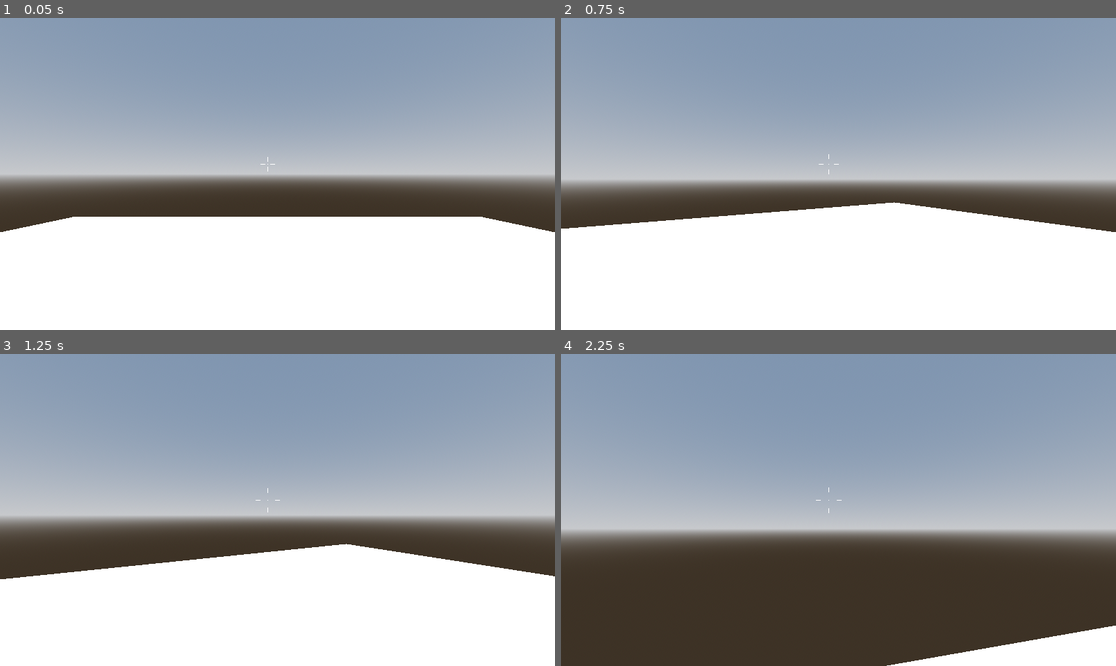
Above: before the commit, frames 1-4 (two rows, left to right).
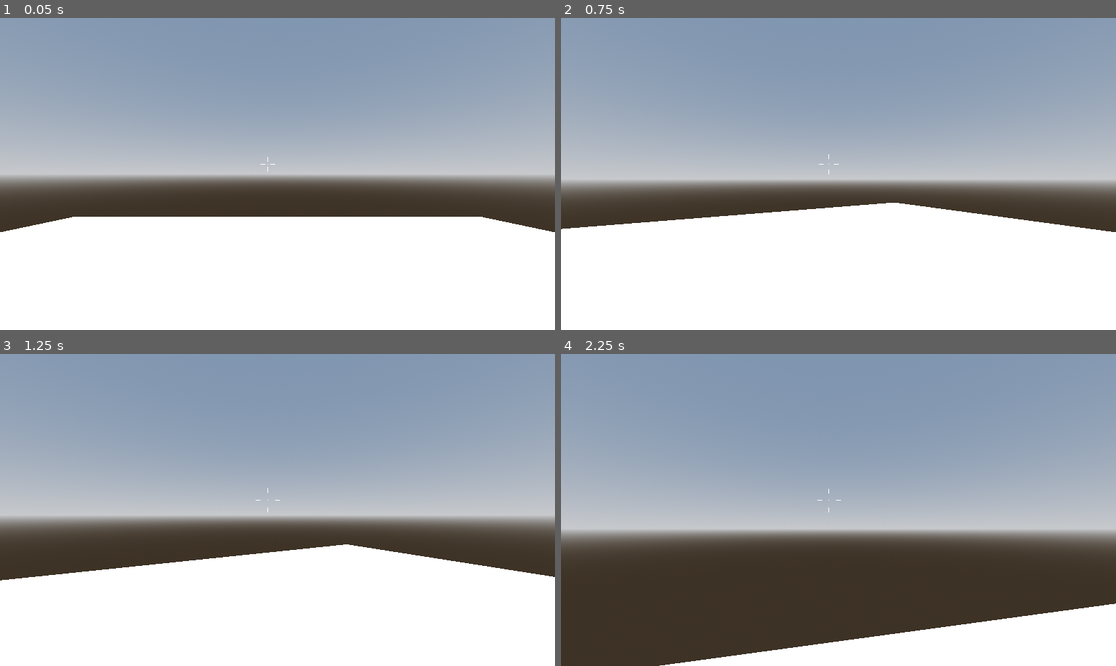
Above: after the commit, the same moments.

Repository: keyyzo/MVMJam
Game: Godot game, scene res://Scenes/world.tscn
Two runs of this game, one before a commit and one after it. Both use one fixed random seed, a clock stepped at 60 frames per second and the inputs below. The project has no main scene, so this scene is started directly.
Inputs (mouse positions are in pixels of both pictures, inside the frame that each line leads up to):
- Up to frame 1 (0.05 s): no input
- Up to frame 2 (0.75 s): move the mouse to (866, 174) at 0.52 s; hold W (move_forward) from 0.53 s (still down); hold C (crouch) from 0.53 s (still down)
- Up to frame 3 (1.25 s): keep holding W (move_forward); keep holding C (crouch); tap Space (jump) at 0.77, 1.07 s; tap Shift (sprint) at 0.8 s
- Up to frame 4 (2.25 s): keep holding W (move_forward); move the mouse to (810, 510) at 1.27 s; release C (crouch) at 1.28 s; tap Shift (sprint) at 1.35 s; tap Space (jump) at 1.52, 1.55, 1.82, 2.1 s; move the mouse to (849, 503) at 2.02 s; hold C (crouch) from 2.03 s (still down)

Frame 1 is identical in both runs. In frame 2, less than 0.1% of the frame differs, in the area x 0-99%, y 59-69%; in frame 3, 0.2%; in frame 4, 5.6%, in the area x 17-100%, y 42-100%.

Commit message:
updated the player script to be cleaner and more modular with a new player movement script

Diff:
--- a/Scenes/fps_controller.tscn
+++ b/Scenes/fps_controller.tscn
@@ -155,6 +155,44 @@
 "handle_modes": PackedInt32Array(0),
 "points": PackedFloat32Array(0, -0.25, 0, 0.25, 0),
 "times": PackedFloat32Array(0)
+}
+
+[sub_resource type="Animation" id="Animation_vt661"]
+resource_name = "Sprinting"
+length = 1.2
+loop_mode = 1
+tracks/0/type = "bezier"
+tracks/0/imported = false
+tracks/0/enabled = true
+tracks/0/path = NodePath("CameraController/Camera3D:position:x")
+tracks/0/interp = 1
+tracks/0/loop_wrap = true
+tracks/0/keys = {
+"handle_modes": PackedInt32Array(0, 0, 0, 0, 0, 0),
+"points": PackedFloat32Array(0, -0.25, 0, 0.25, 0, 0.065, -0.1, -0.0146431, 0.4, 0.032613, 0.075, 0, -0.0380888, 0.2, -0.0965683, -0.065, -0.1, 0.0670598, 0.1, -0.0345409, -0.075, 0, 0.000268579, 0.1, 0.03512, 0, -0.1, -0.0138892, 0.25, 0),
+"times": PackedFloat32Array(0, 0.3, 0.5, 0.8, 1, 1.2)
+}
+tracks/1/type = "bezier"
+tracks/1/imported = false
+tracks/1/enabled = true
+tracks/1/path = NodePath("CameraController/Camera3D:position:y")
+tracks/1/interp = 1
+tracks/1/loop_wrap = true
+tracks/1/keys = {
+"handle_modes": PackedInt32Array(0, 0, 0, 0, 0, 0),
+"points": PackedFloat32Array(0, -0.25, 0, 0.2, 0.0481345, 0.066, -0.2, -0.0308609, 0.1, -0.00132584, -0.036, -0.1, 0.00143629, 0.2, 0.0120689, 0.066, -0.1, 0.00989749, 0.1, -0.00546075, -0.036, -0.2, 0.0351063, 0.1, 0.00379909, 0, -0.1, -0.00207512, 0.2, -0.000303017),
+"times": PackedFloat32Array(0, 0.3, 0.5, 0.8, 1, 1.2)
+}
+tracks/2/type = "bezier"
+tracks/2/imported = false
+tracks/2/enabled = true
+tracks/2/path = NodePath("CameraController/Camera3D:position:z")
+tracks/2/interp = 1
+tracks/2/loop_wrap = true
+tracks/2/keys = {
+"handle_modes": PackedInt32Array(0, 0, 0, 0, 0, 0),
+"points": PackedFloat32Array(0, -0.25, 0, 0.25, 0, 0, -0.25, 0, 0.25, 0, 0, -0.25, 0, 0.25, 0, 0, -0.25, 0, 0.25, 0, 0, -0.25, 0, 0.25, 0, 0, -0.25, 0, 0.25, 0),
+"times": PackedFloat32Array(0, 0.3, 0.5, 0.8, 1, 1.2)
 }
 
 [sub_resource type="Animation" id="Animation_8jsyr"]
@@ -193,44 +231,6 @@
 "handle_modes": PackedInt32Array(0, 0, 0, 0, 0),
 "points": PackedFloat32Array(0.000325158, -0.25, 0, 0.25, 0, 0, -0.25, 0, 0.25, 0, 0, -0.25, 0, 0.25, 0, 0, -0.25, 0, 0.25, 0, 0, -0.25, 0, 0.25, 0),
 "times": PackedFloat32Array(0, 0.5, 1, 1.5, 2)
-}
-
-[sub_resource type="Animation" id="Animation_vt661"]
-resource_name = "Sprinting"
-length = 1.2
-loop_mode = 1
-tracks/0/type = "bezier"
-tracks/0/imported = false
-tracks/0/enabled = true
-tracks/0/path = NodePath("CameraController/Camera3D:position:x")
-tracks/0/interp = 1
-tracks/0/loop_wrap = true
-tracks/0/keys = {
-"handle_modes": PackedInt32Array(0, 0, 0, 0, 0, 0),
-"points": PackedFloat32Array(0, -0.25, 0, 0.25, 0, 0.065, -0.1, -0.0146431, 0.4, 0.032613, 0.075, 0, -0.0380888, 0.2, -0.0965683, -0.065, -0.1, 0.0670598, 0.1, -0.0345409, -0.075, 0, 0.000268579, 0.1, 0.03512, 0, -0.1, -0.0138892, 0.25, 0),
-"times": PackedFloat32Array(0, 0.3, 0.5, 0.8, 1, 1.2)
-}
-tracks/1/type = "bezier"
-tracks/1/imported = false
-tracks/1/enabled = true
-tracks/1/path = NodePath("CameraController/Camera3D:position:y")
-tracks/1/interp = 1
-tracks/1/loop_wrap = true
-tracks/1/keys = {
-"handle_modes": PackedInt32Array(0, 0, 0, 0, 0, 0),
-"points": PackedFloat32Array(0, -0.25, 0, 0.2, 0.0481345, 0.066, -0.2, -0.0308609, 0.1, -0.00132584, -0.036, -0.1, 0.00143629, 0.2, 0.0120689, 0.066, -0.1, 0.00989749, 0.1, -0.00546075, -0.036, -0.2, 0.0351063, 0.1, 0.00379909, 0, -0.1, -0.00207512, 0.2, -0.000303017),
-"times": PackedFloat32Array(0, 0.3, 0.5, 0.8, 1, 1.2)
-}
-tracks/2/type = "bezier"
-tracks/2/imported = false
-tracks/2/enabled = true
-tracks/2/path = NodePath("CameraController/Camera3D:position:z")
-tracks/2/interp = 1
-tracks/2/loop_wrap = true
-tracks/2/keys = {
-"handle_modes": PackedInt32Array(0, 0, 0, 0, 0, 0),
-"points": PackedFloat32Array(0, -0.25, 0, 0.25, 0, 0, -0.25, 0, 0.25, 0, 0, -0.25, 0, 0.25, 0, 0, -0.25, 0, 0.25, 0, 0, -0.25, 0, 0.25, 0, 0, -0.25, 0, 0.25, 0),
-"times": PackedFloat32Array(0, 0.3, 0.5, 0.8, 1, 1.2)
 }
 
 [sub_resource type="AnimationLibrary" id="AnimationLibrary_e1d42"]
@@ -334,16 +334,13 @@
 script = ExtResource("5_4kq4c")
 CURRENT_STATE = NodePath("IdlePlayerState")
 
-[node name="IdlePlayerState" type="Node" parent="PlayerStateMachine" node_paths=PackedStringArray("ANIMATION")]
+[node name="IdlePlayerState" type="Node" parent="PlayerStateMachine"]
 script = ExtResource("6_mgs23")
-ANIMATION = NodePath("../../AnimationPlayer")
-
-[node name="WalkingPlayerState" type="Node" parent="PlayerStateMachine" node_paths=PackedStringArray("ANIMATION")]
+
+[node name="WalkingPlayerState" type="Node" parent="PlayerStateMachine"]
 script = ExtResource("7_4v6cd")
-ANIMATION = NodePath("../../AnimationPlayer")
-
-[node name="SprintingPlayerState" type="Node" parent="PlayerStateMachine" node_paths=PackedStringArray("ANIMATION")]
+
+[node name="SprintingPlayerState" type="Node" parent="PlayerStateMachine"]
 script = ExtResource("8_0e65j")
-ANIMATION = NodePath("../../AnimationPlayer")
 
 [connection signal="animation_started" from="AnimationPlayer" to="." method="_on_animation_player_animation_started"]
--- a/Scripts/IdlePlayerState.gd
+++ b/Scripts/IdlePlayerState.gd
@@ -1,12 +1,18 @@
 class_name IdlePlayerState
 
-extends State
+extends PlayerMovementState
 
-@export var ANIMATION : AnimationPlayer
+@export var SPEED : float = 5.0
+@export var ACCELERATION : float = 0.1
+@export var DECELERATION : float = 0.25
 
 func enter() -> void:
 	ANIMATION.pause()
 
 func update(delta):
-	if Global.player.velocity.length() > 0.0 and Global.player.is_on_floor():
+	PLAYER.update_gravity(delta)
+	PLAYER.update_input(SPEED,ACCELERATION,DECELERATION)
+	PLAYER.update_velocity()
+
+	if PLAYER.velocity.length() > 0.0 and PLAYER.is_on_floor():
 		transition.emit("WalkingPlayerState")
--- /dev/null
+++ b/Scripts/PlayerMovementState.gd
@@ -0,0 +1,17 @@
+class_name PlayerMovementState
+
+extends State
+
+var PLAYER : Player
+var ANIMATION : AnimationPlayer
+
+# Called when the node enters the scene tree for the first time.
+func _ready() -> void:
+	await owner.ready
+	PLAYER = owner as Player
+	ANIMATION = PLAYER.ANIMATION_PLAYER
+
+
+# Called every frame. 'delta' is the elapsed time since the previous frame.
+func _process(delta: float) -> void:
+	pass
--- a/Scripts/SprintingPlayerState.gd
+++ b/Scripts/SprintingPlayerState.gd
@@ -1,25 +1,29 @@
 class_name SprintingPlayerState
 
-extends State
+extends PlayerMovementState
 
-@export var ANIMATION : AnimationPlayer
+@export var SPEED : float = 7.0
+@export var ACCELERATION : float = 0.1
+@export var DECELERATION : float = 0.25
 @export var TOP_ANIM_SPEED : float = 1.6
 
 # Called when the node enters the scene tree for the first time.
 func enter() -> void:
 	ANIMATION.play("Sprinting",0.5,1.0)
-	Global.player.speed = Global.player.SPEED_WHILE_SPRINT
-
 
 # Called every frame. 'delta' is the elapsed time since the previous frame.
 func update(delta):
-	set_animation_speed(Global.player.velocity.length())
+
+	PLAYER.update_gravity(delta)
+	PLAYER.update_input(SPEED,ACCELERATION,DECELERATION)
+	PLAYER.update_velocity()
 
 
+	set_animation_speed(PLAYER.velocity.length())
+
+	if Input.is_action_just_released("sprint"):
+		transition.emit("WalkingPlayerState")
+
 func set_animation_speed(anim_speed):
-	var alpha = remap(anim_speed, 0.0, Global.player.SPEED_WHILE_SPRINT,0.0,1.0)
+	var alpha = remap(anim_speed, 0.0, SPEED,0.0,1.0)
 	ANIMATION.speed_scale = lerp(0.0,TOP_ANIM_SPEED, alpha)
-
-func _input(event: InputEvent) -> void:
-	if event.is_action_released("sprint"):
-		transition.emit("WalkingPlayerState")
--- a/Scripts/WalkingPlayerState.gd
+++ b/Scripts/WalkingPlayerState.gd
@@ -1,23 +1,29 @@
 class_name WalkingPlayerState
 
-extends State
+extends PlayerMovementState
 
-@export var ANIMATION : AnimationPlayer
+@export var SPEED : float = 5.0
+@export var ACCELERATION : float = 0.1
+@export var DECELERATION : float = 0.25
 @export var TOP_ANIM_SPEED : float = 2.2
 
 func enter() -> void:
 	ANIMATION.play("Walking", -1, 1.0)
-	Global.player.speed = Global.player.SPEED_DEFAULT
 
 func update(delta):
-	set_animation_speed(Global.player.velocity.length())
-	if Global.player.velocity.length() == 0.0:
+
+	PLAYER.update_gravity(delta)
+	PLAYER.update_input(SPEED,ACCELERATION,DECELERATION)
+	PLAYER.update_velocity()
+
+	set_animation_speed(PLAYER.velocity.length())
+	if PLAYER.velocity.length() == 0.0:
 		transition.emit("IdlePlayerState")
 
 func set_animation_speed(anim_speed):
-	var alpha = remap(anim_speed, 0.0, Global.player.SPEED_DEFAULT,0.0,1.0)
+	var alpha = remap(anim_speed, 0.0, SPEED,0.0,1.0)
 	ANIMATION.speed_scale = lerp(0.0,TOP_ANIM_SPEED, alpha)
 
 func _input(event: InputEvent) -> void:
-	if event.is_action_pressed("sprint") and Global.player.is_on_floor():
+	if event.is_action_pressed("sprint") and PLAYER.is_on_floor():
 		transition.emit("SprintingPlayerState")
--- a/Scripts/fps_controller.gd
+++ b/Scripts/fps_controller.gd
@@ -1,3 +1,5 @@
+class_name Player
+
 extends CharacterBody3D
 
 # General character variables
@@ -28,12 +30,12 @@
 var player_rotation : Vector3
 var camera_rotation : Vector3
 
-# Crouch variables
+# Crouch variables - deprecated
 
 var is_crouching : bool = false
-@export_range(5,10,0.1) var CROUCH_SPEED : float = 7.0
+#@export_range(5,10,0.1) var CROUCH_SPEED : float = 7.0
 @export var CROUCH_SHAPECAST : Node3D
-@export var TOGGLE_CROUCH : bool = true
+#@export var TOGGLE_CROUCH : bool = true
 
 # Get the gravity from the project settings to be synced with RigidBody nodes.
 var gravity: float = ProjectSettings.get_setting("physics/3d/default_gravity")
@@ -41,17 +43,19 @@
 func _input(event: InputEvent) -> void:
 	if event.is_action_pressed("exit"):
 		get_tree().quit()
-	if event.is_action_pressed("crouch") and is_on_floor() and TOGGLE_CROUCH == true:
-		toggle_crouch()
-	if event.is_action_pressed("crouch") and is_crouching and is_on_floor() and TOGGLE_CROUCH == false:
-		# Hold to crouch
-		crouching(true)
-	if event.is_action_released("crouch") and TOGGLE_CROUCH == false:
-		# Release to uncrouch
-		if CROUCH_SHAPECAST.is_colliding() == false:
-			crouching(false)
-		elif CROUCH_SHAPECAST.is_colliding() == true:
-			uncrouch_check()
+
+	# Deprecated code
+	#if event.is_action_pressed("crouch") and is_on_floor() and TOGGLE_CROUCH == true:
+		#toggle_crouch()
+	#if event.is_action_pressed("crouch") and is_crouching and is_on_floor() and TOGGLE_CROUCH == false:
+		## Hold to crouch
+		#crouching(true)
+	#if event.is_action_released("crouch") and TOGGLE_CROUCH == false:
+		## Release to uncrouch
+		#if CROUCH_SHAPECAST.is_colliding() == false:
+			#crouching(false)
+		#elif CROUCH_SHAPECAST.is_colliding() == true:
+			#uncrouch_check()
 
 func _unhandled_input(event: InputEvent) -> void:
 	mouse_input = event is InputEventMouseMotion and Input.get_mouse_mode() == Input.MOUSE_MODE_CAPTURED
@@ -95,18 +99,12 @@
 	Global.debug.add_property("MovementSpeed",speed, 1)
 	Global.debug.add_property("MouseRotation", mouse_rotation, 2)
 
-	# Add the gravity.
-	if not is_on_floor():
-		velocity.y -= gravity * delta
-
 	update_camera(delta)
 
-	# Handle jump.
-	if Input.is_action_just_pressed("jump") and is_on_floor() and is_crouching == false:
-		velocity.y = JUMP_VELOCITY
+func update_gravity(delta) -> void:
+	velocity.y -= gravity * delta
 
-	# Get the input direction and handle the movement/deceleration.
-	# As good practice, you should replace UI actions with custom gameplay actions.
+func update_input(speed: float, acceleration : float, deceleration : float) -> void:
 	var input_dir := Input.get_vector("move_left", "move_right", "move_forward", "move_backward")
 	var direction := (transform.basis * Vector3(input_dir.x, 0, input_dir.y)).normalized()
 	if direction:
@@ -120,37 +118,5 @@
 		velocity.x = vel.normalized().x * temp
 		velocity.z = vel.normalized().y * temp
 
+func update_velocity() -> void:
 	move_and_slide()
-
-func toggle_crouch():
-	if is_crouching == true and CROUCH_SHAPECAST.is_colliding() == false:
-		crouching(false)
-	elif is_crouching == false:
-		crouching(true)
-
-func crouching(state : bool):
-	match state:
-		true:
-			ANIMATION_PLAYER.play("Crouch", -1, CROUCH_SPEED)
-			set_movement_speed("crouching")
-		false:
-			ANIMATION_PLAYER.play("Crouch", -1, -CROUCH_SPEED, true)
-			set_movement_speed("default")
-
-func uncrouch_check():
-	if CROUCH_SHAPECAST.is_colliding() == false:
-		crouching(false)
-	if CROUCH_SHAPECAST.is_colliding() == true:
-		await get_tree().create_timer(0.1).timeout
-		uncrouch_check()
-
-func _on_animation_player_animation_started(anim_name: StringName) -> void:
-	if anim_name == "Crouch":
-		is_crouching = !is_crouching
-
-func set_movement_speed(state : String):
-	match state:
-		"default":
-			speed = SPEED_DEFAULT
-		"crouching":
-			speed = SPEED_WHILE_CROUCH
--- a/Scripts/state_machine.gd
+++ b/Scripts/state_machine.gd
@@ -13,6 +13,7 @@
 		else:
 			push_warning("State machine contains incompatible child node")
 
+	await owner.ready
 	CURRENT_STATE.enter()
 
 func _process(delta: float) -> void:
